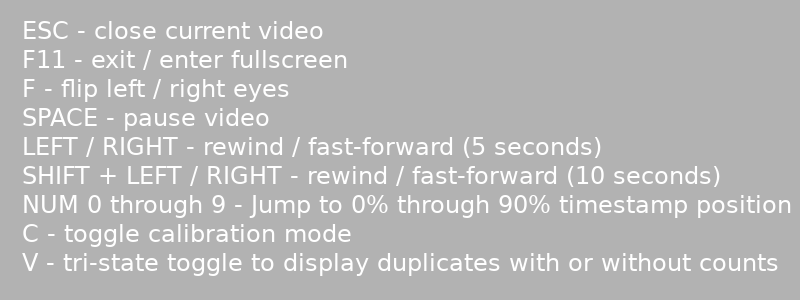
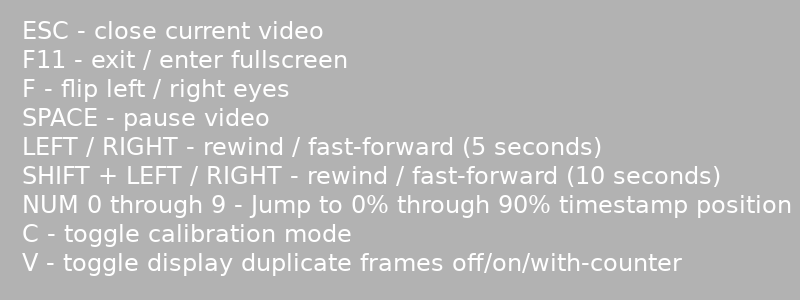
Layers edited between the first and the second 800px x 300px image:
painted on "ESC - close current video ..." over [73, 253, 778, 276]
